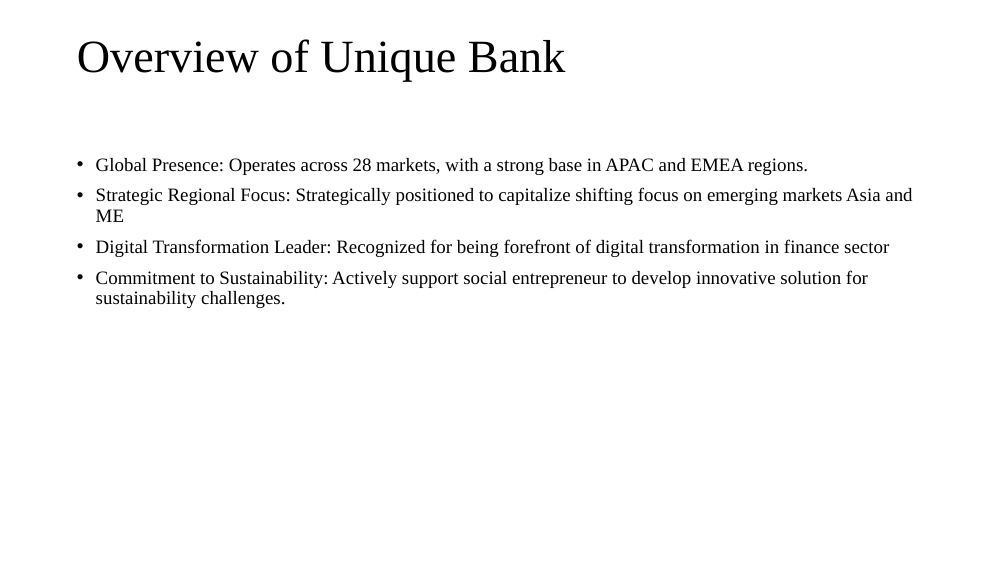
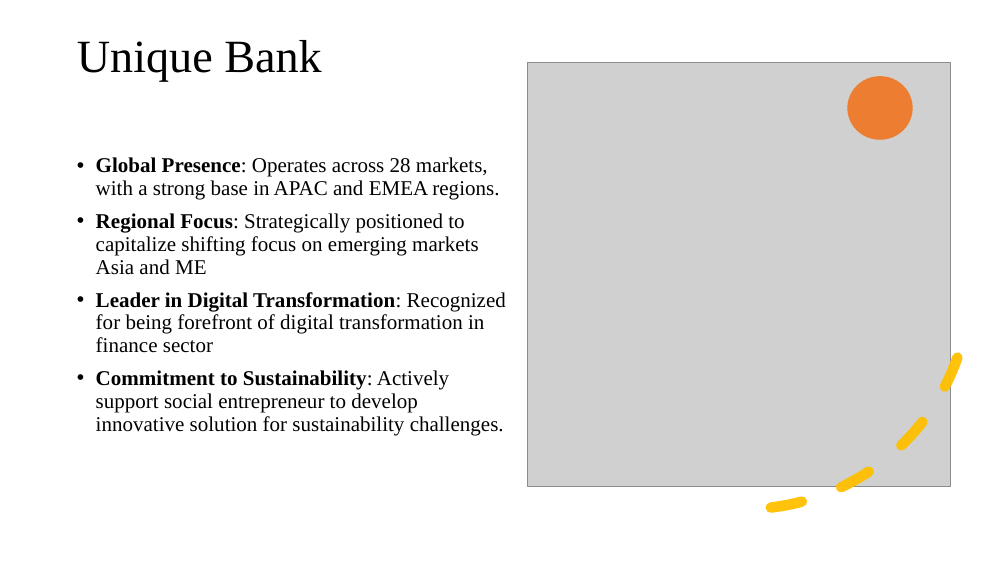
Before and after one commit to itsmeneeraj/alpha, a slide deck: slide 2 of Study - Note.pptx (slide 9 before the commit). Drawn at 1008x567 pixels with LibreOffice and Linux fonts; fonts in the diff are those of the drawing; grey boxes stand for pictures. Boxes give left, top, right and bottom in pixels: in the first picture for what was removed or moved away, otherwise in the second. Text is boxed around its words. In the diff, an @@ line names an element or a change of style, - is before the commit and + after.

```diff
--- a/Study - Note.pptx
+++ b/Study - Note.pptx
@@ title at (x1=77, y1=40, x2=321, y2=81): text changed @@
-Overview of Unique Bank
+Unique Bank
@@ arc (boxed as its full ellipse) added at (x1=493, y1=32, x2=995, y2=534), outline #FFC000 10 pt dashed @@
@@ picture added at (x1=527, y1=63, x2=951, y2=486) @@
@@ ellipse added at (x1=848, y1=76, x2=913, y2=140), fill #ED7D31 @@
@@ text at (x1=96, y1=157, x2=504, y2=435): size 18 to 20 pt in "Global Presence: Operates across 28 markets, with ...", "Commitment to Sustainability: Actively support social entrep ..."; bold on in "Global Presence:", "Commitment to Sustainability:" @@
@@ text at (x1=96, y1=213, x2=506, y2=353): text changed; size 18 to 20 pt @@
-• Strategic Regional Focus: Strategically positioned to capitalize shifting focus on emerging markets Asia and ME
-• Digital Transformation Leader: Recognized for being forefront of digital transformation in finance sector
+• Regional Focus: Strategically positioned to capitalize shifting focus on emerging markets Asia and ME
+• Leader in Digital Transformation: Recognized for being forefront of digital transformation in finance sector
```
Also in this commit, not shown: 5 other slides changed, 1 slide added, 5 slides removed.
